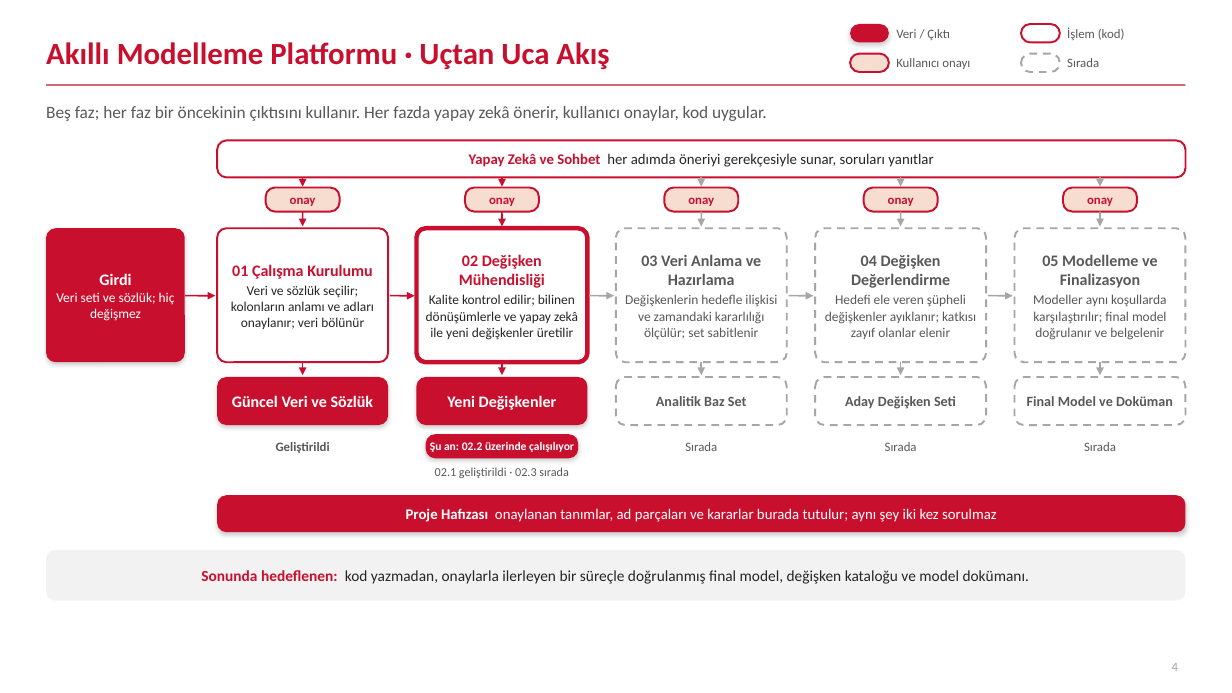
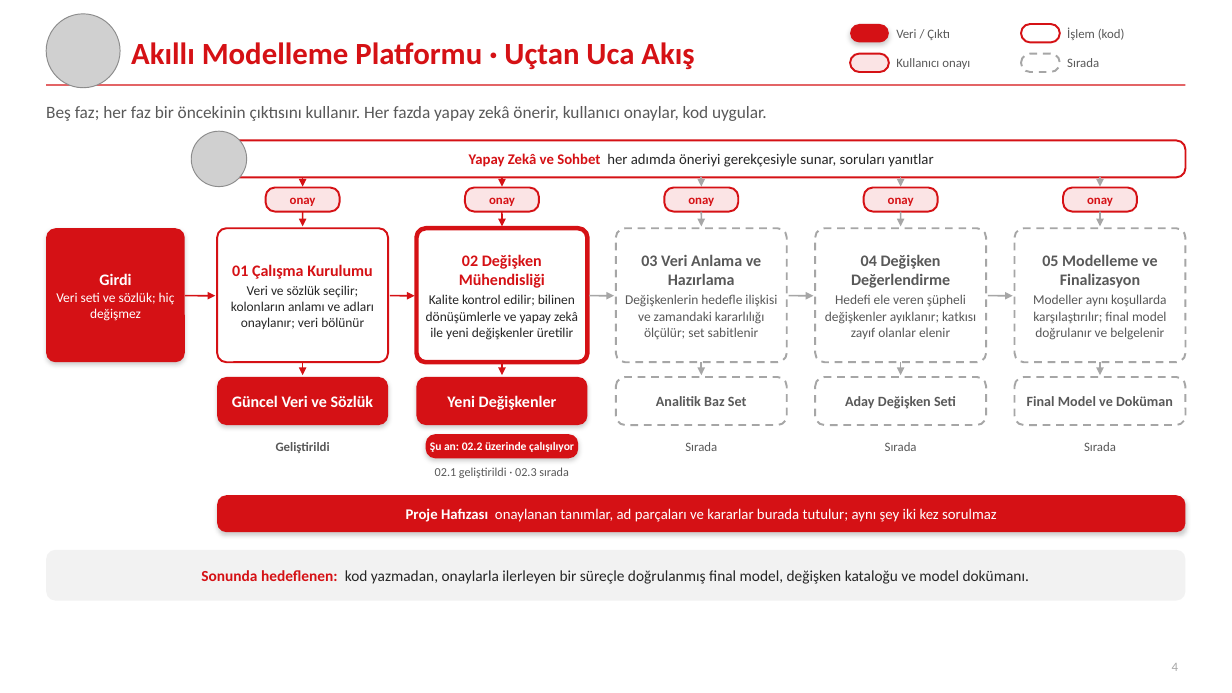
Before and after one commit to canmergen/amp, a slide deck: slide 4 of analitik_modelleme_platformu_GUNCEL/sunum/Akilli_Modelleme_Platformu_Sunum.pptx. Drawn at 1232x693 pixels with LibreOffice and Linux fonts; fonts in the diff are those of the drawing; grey boxes stand for pictures. Boxes give left, top, right and bottom in pixels: in the first picture for what was removed or moved away, otherwise in the second. Text is boxed around its words. In the diff, an @@ line names an element or a change of style, - is before the commit and + after.

```diff
--- a/analitik_modelleme_platformu_GUNCEL/sunum/Akilli_Modelleme_Platformu_Sunum.pptx
+++ b/analitik_modelleme_platformu_GUNCEL/sunum/Akilli_Modelleme_Platformu_Sunum.pptx
@@ picture added at (46, 14, 120, 88) @@
@@ text colour #C8102E to #D51115 in 6 elements at (290, 197, 316, 206), (489, 197, 515, 206), (688, 197, 714, 206), (888, 197, 914, 206), (1087, 197, 1113, 206), (131, 42, 694, 69) @@
@@ title "Akıllı Modelleme Platformu · Uçtan ...": place and size @@
-title "Akıllı Modelleme Platformu · Uçtan ..." at (46, 42, 609, 69)
+title "Akıllı Modelleme Platformu · Uçtan ..." at (131, 42, 694, 69)
@@ line (46, 85) - (1186, 85): stroke #C8102E 1 pt to #D51115 1 pt @@
@@ picture added at (191, 131, 247, 187) @@
@@ text "Yapay Zekâ ve Sohbet her ..." at (469, 153, 933, 167): text colour #C8102E to #D51115 in "Yapay Zekâ ve Sohbet" @@
@@ arrow (302, 177) - (302, 187): stroke #C8102E 1.25 pt to #D51115 1.25 pt @@
@@ arrow (502, 177) - (502, 187): stroke #C8102E 1.25 pt to #D51115 1.25 pt @@
@@ fill #F6DDD0 to #FBE4E5; outline #C8102E 1.5 pt to #D51115 1.5 pt in 6 elements at (850, 54, 889, 72), (266, 188, 340, 212), (465, 188, 539, 212), (665, 188, 738, 212), (864, 188, 938, 212), (1064, 188, 1138, 212) @@
@@ outline #C8102E 1.5 pt to #D51115 1.5 pt in 3 elements at (1021, 24, 1060, 43), (217, 140, 1186, 177), (217, 228, 388, 362) @@
@@ arrow (302, 212) - (302, 226): stroke #C8102E 1.25 pt to #D51115 1.25 pt @@
@@ rounded rectangle at (417, 228, 588, 362): outline #C8102E 3.5 pt to #D51115 3.5 pt @@
@@ arrow (502, 212) - (502, 226): stroke #C8102E 1.25 pt to #D51115 1.25 pt @@
@@ text at (232, 264, 373, 279): text colour #C8102E to #D51115 in "01 Çalışma Kurulumu" @@
@@ text at (459, 254, 545, 288): text colour #C8102E to #D51115 in "02 Değişken Mühendisliği" @@
@@ arrow (185, 296) - (215, 296): stroke #C8102E 1.25 pt to #D51115 1.25 pt @@
@@ arrow (390, 296) - (415, 296): stroke #C8102E 1.25 pt to #D51115 1.25 pt @@
@@ arrow (302, 362) - (302, 375): stroke #C8102E 1.25 pt to #D51115 1.25 pt @@
@@ arrow (502, 362) - (502, 375): stroke #C8102E 1.25 pt to #D51115 1.25 pt @@
@@ fill #C8102E to #D51115 in 6 elements at (850, 24, 889, 43), (46, 228, 185, 362), (217, 377, 388, 425), (417, 377, 588, 425), (426, 434, 579, 458), (217, 495, 1186, 532) @@
@@ text "Sonunda hedeflenen: kod yazmadan, onaylarla ..." at (201, 570, 1029, 584): text colour #C8102E to #D51115 in "Sonunda hedeflenen:" @@
```
Also in this commit, not shown: 11 other slides changed, 2 slides added, 1 slide removed, 1 other file.
